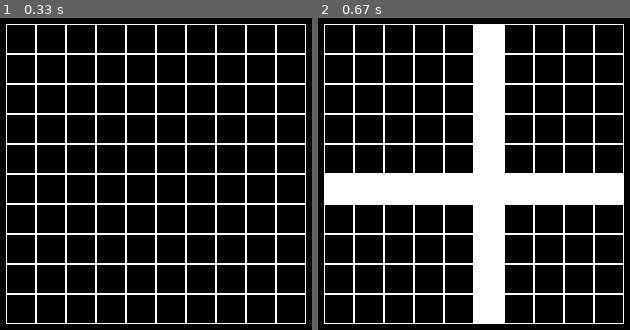
Above: before the commit, frames 1-2 (left to right).
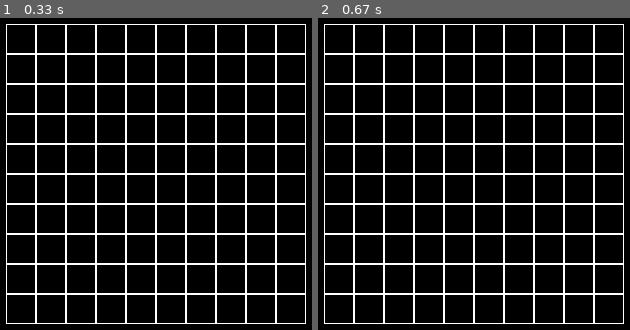
Above: after the commit, the same moments.

Repository: nikniksham/Moscow_Shamkov
Game: pygame game, started from pygame_part_3.py
The game is run twice, just before and just after one commit, with the same random seed, the same clock (stepped at 60 frames per second) and the same inputs.
Inputs (mouse positions are in pixels of both pictures, inside the frame that each line leads up to):
- Up to frame 1 (0.33 s): no input
- Up to frame 2 (0.67 s): click (474, 174) at 0.38 s

Frame 1 is identical in both runs. In frame 2, 15% of the frame differs, in the area x 2-98%, y 2-98%.

Commit message:
pygame_3 задача 3

Diff:
--- a/pygame_part_3.py
+++ b/pygame_part_3.py
@@ -45,12 +45,7 @@
             self.board[y][x] = 1
 
     def on_click(self, xy):
-        x, y = xy
-        for i in range(len(self.board)):
-            self.switch_color(y, i)
-        for i in range(len(self.board[0])):
-            self.switch_color(i, x)
-        self.switch_color(x, y)
+        print(xy)
 
 
 board = Board(10, 10)
